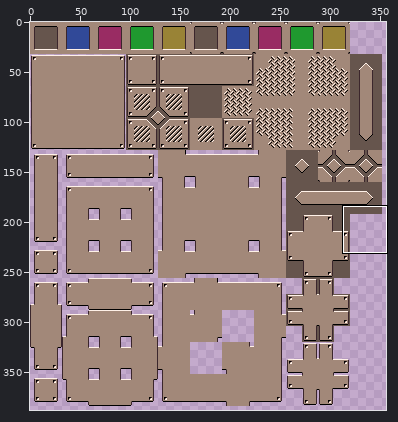
Two versions of one pixel-art file, assets/tiles/geo_tiles_2.aseprite. Above, an overview of the earlier version with the close-up marked.
Close-up. Old version:
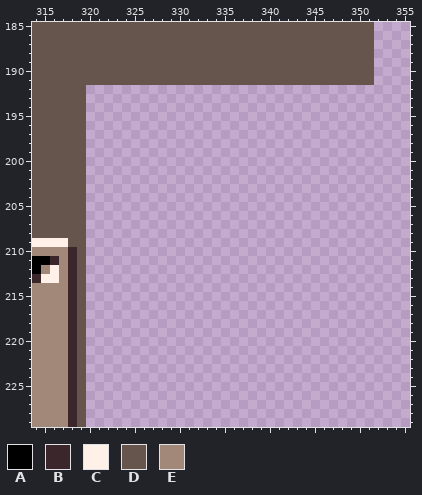
640x768 pixels, 1 frame. Shown: x 314..355, y 185..229. The wide view leaves out empty margins.
Palette (. is transparent): A #000000  B #3b262c  C #fff1e8  D #66554d  E #a28879
Pixels before, first column x 314:
185 DDDDDDDDDDDDDDDDDDDDDDDDDDDDDDDDDDDDDD
186 DDDDDDDDDDDDDDDDDDDDDDDDDDDDDDDDDDDDDD
187 DDDDDDDDDDDDDDDDDDDDDDDDDDDDDDDDDDDDDD
188 DDDDDDDDDDDDDDDDDDDDDDDDDDDDDDDDDDDDDD
189 DDDDDDDDDDDDDDDDDDDDDDDDDDDDDDDDDDDDDD
190 DDDDDDDDDDDDDDDDDDDDDDDDDDDDDDDDDDDDDD
191 DDDDDDDDDDDDDDDDDDDDDDDDDDDDDDDDDDDDDD
192 DDDDDD................................
193 DDDDDD................................
194 DDDDDD................................
195 DDDDDD................................
196 DDDDDD................................
197 DDDDDD................................
198 DDDDDD................................
199 DDDDDD................................
200 DDDDDD................................
201 DDDDDD................................
202 DDDDDD................................
203 DDDDDD................................
204 DDDDDD................................
205 DDDDDD................................
206 DDDDDD................................
207 DDDDDD................................
208 DDDDDD................................
209 CCCCDD................................
210 EEEEBD................................
211 AABEBD................................
212 AECEBD................................
213 BCCEBD................................
214 EEEEBD................................
215 EEEEBD................................
216 EEEEBD................................
217 EEEEBD................................
218 EEEEBD................................
219 EEEEBD................................
220 EEEEBD................................
221 EEEEBD................................
222 EEEEBD................................
223 EEEEBD................................
224 EEEEBD................................
225 EEEEBD................................
226 EEEEBD................................
227 EEEEBD................................
228 EEEEBD................................
229 EEEEBD................................
The result:
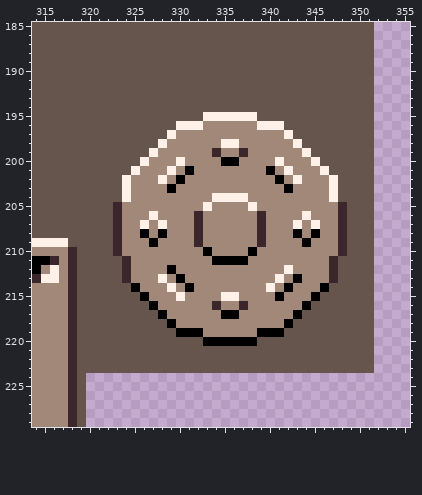
Edits made:
Changed rows in their new state; - is an unchanged pixel.
Layer "Tilemap32":
first column x 320:
192 DDDDDDDDDDDDDDDDDDDDDDDDDDDDDDDD
193 DDDDDDDDDDDDDDDDDDDDDDDDDDDDDDDD
194 DDDDDDDDDDDDDDDDDDDDDDDDDDDDDDDD
195 DDDDDDDDDDDDDCCCCCCDDDDDDDDDDDDD
196 DDDDDDDDDDCCCEEEEEECCCDDDDDDDDDD
197 DDDDDDDDDCEEEEEEEEEEEECDDDDDDDDD
198 DDDDDDDDCEEEEEECCEEEEEECDDDDDDDD
199 DDDDDDDCEEEEEEBEEBEEEEEECDDDDDDD
200 DDDDDDCEEECEEEEAAEEEECEEECDDDDDD
201 DDDDDCEEECEAEEEEEEEEAECEEECDDDDD
202 DDDDCEEECEAEEEEEEEEEEAECEEECDDDD
203 DDDDCEEEEAEEEEEEEEEEEEAEEEECDDDD
204 DDDDCEEEEEEEEECCCCEEEEEEEEECDDDD
205 DDDBEEEEEEEEECEEEECEEEEEEEEEBDDD
206 DDDBEEECEEEEBEEEEEEBEEEECEEEBDDD
207 DDDBEECECEEEBEEEEEEBEEECECEEBDDD
208 DDDBEEAEAEEEBEEEEEEBEEEAEAEEBDDD
209 DDDBEEEAEEEEBEEEEEEBEEEEAEEEBDDD
210 DDDBEEEEEEEEEAEEEEAEEEEEEEEEBDDD
211 DDDDBEEEEEEEEEAAAAEEEEEEEEEBDDDD
212 DDDDBEEEEAEEEEEEEEEEEECEEEEBDDDD
213 DDDDBEEECEAEEEEEEEEEECEAEEEBDDDD
214 DDDDDAEEECEAEEEEEEEECEAEEEADDDDD
215 DDDDDDAEEECEEEECCEEEEAEEEADDDDDD
216 DDDDDDDAEEEEEEBEEBEEEEEEADDDDDDD
217 DDDDDDDDAEEEEEEAAEEEEEEADDDDDDDD
218 DDDDDDDDDAEEEEEEEEEEEEADDDDDDDDD
219 DDDDDDDDDDAAAEEEEEEAAADDDDDDDDDD
220 DDDDDDDDDDDDDAAAAAADDDDDDDDDDDDD
221 DDDDDDDDDDDDDDDDDDDDDDDDDDDDDDDD
222 DDDDDDDDDDDDDDDDDDDDDDDDDDDDDDDD
223 DDDDDDDDDDDDDDDDDDDDDDDDDDDDDDDD
Boxes around the changes in both close-ups, in picture pixels (x1, y1, x2, y2):
added: (86, 85, 374, 373)
